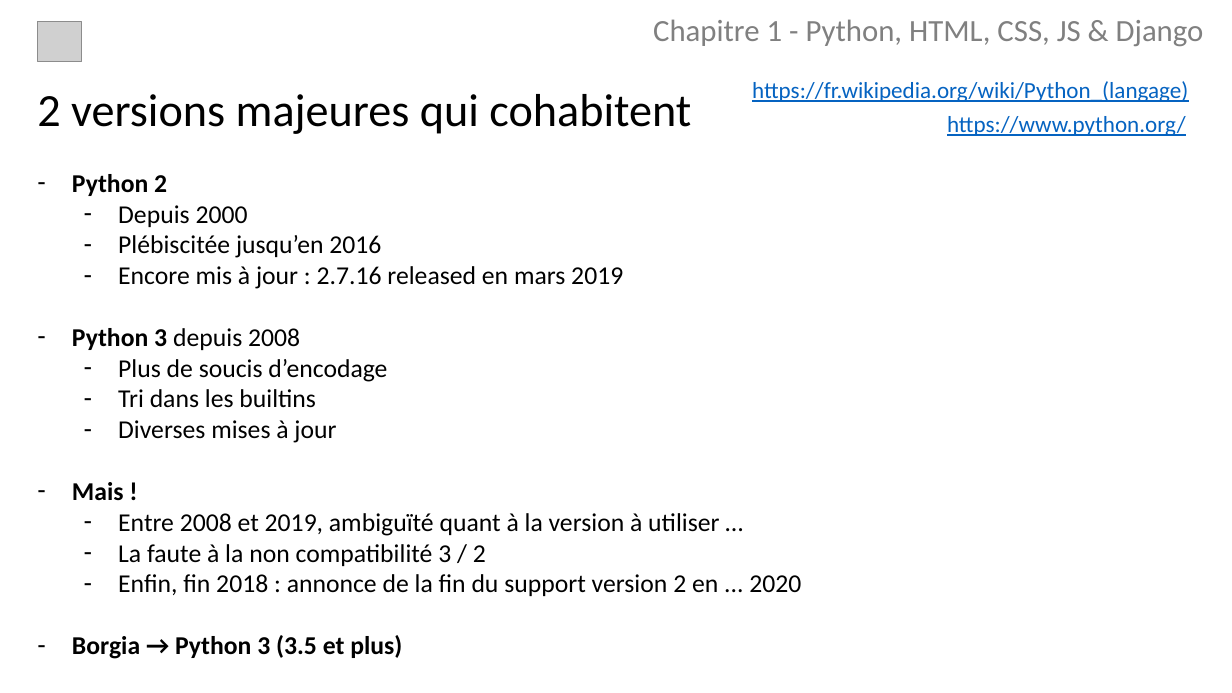
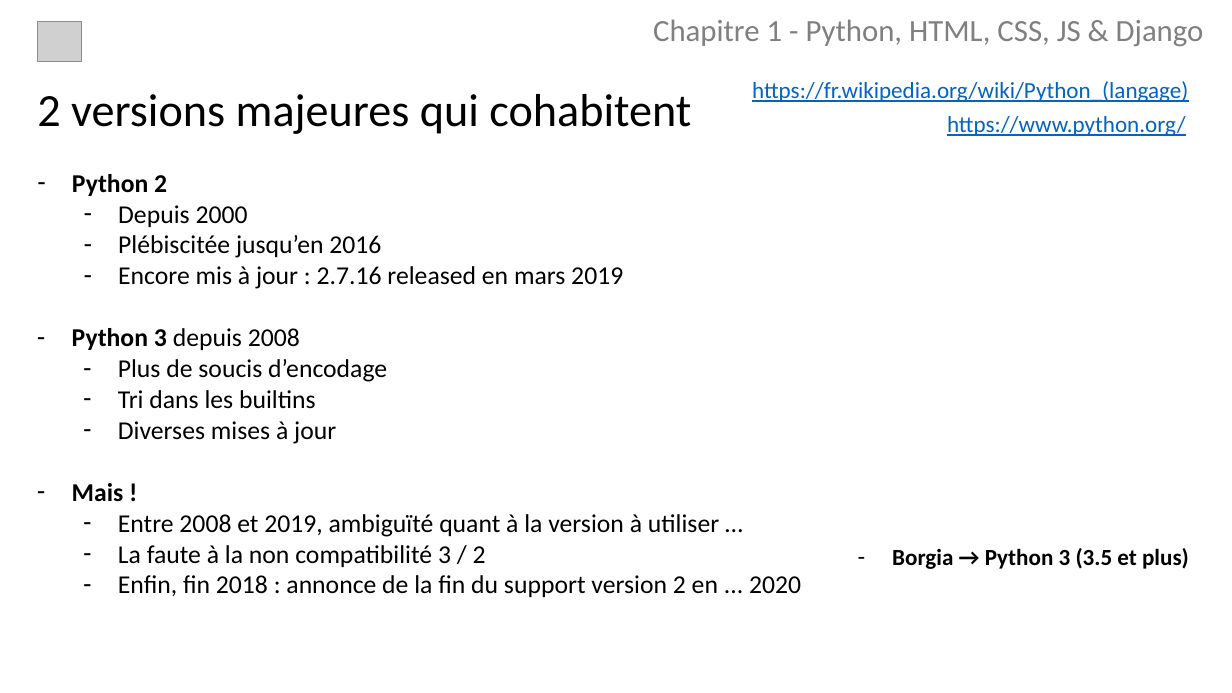
Before and after one commit to borgia-app/Borgia-docs, a slide deck: slide 8 of presentations/Python.pptx. Drawn at 1232x693 pixels with LibreOffice and Linux fonts; fonts in the diff are those of the drawing; grey boxes stand for pictures. Boxes give left, top, right and bottom in pixels: in the first picture for what was removed or moved away, otherwise in the second. Text is boxed around its words. In the diff, an @@ line names an element or a change of style, - is before the commit and + after.

```diff
--- a/presentations/Python.pptx
+++ b/presentations/Python.pptx
@@ text at (x1=72, y1=328, x2=801, y2=659): paragraphs removed @@
-– Python 3 depuis 2008
-  – Plus de soucis d’encodage
-  – Tri dans les builtins
-  – Diverses mises à jour
-– Mais !
-  – Entre 2008 et 2019, ambiguïté quant à la version à utiliser …
-  – La faute à la non compatibilité 3 / 2
-  – Enfin, fin 2018 : annonce de la fin du support version 2 en ... 2020
-– Borgia → Python 3 (3.5 et plus)
@@ text added at (x1=72, y1=328, x2=387, y2=444), 20 pt, text #000000 @@
+– Python 3 depuis 2008
+  – Plus de soucis d’encodage
+  – Tri dans les builtins
+  – Diverses mises à jour
@@ text added at (x1=72, y1=483, x2=801, y2=597), 20 pt, text #000000 @@
+– Mais !
+  – Entre 2008 et 2019, ambiguïté quant à la version à utiliser …
+  – La faute à la non compatibilité 3 / 2
+  – Enfin, fin 2018 : annonce de la fin du support version 2 en ... 2020
@@ text added at (x1=892, y1=548, x2=1189, y2=569), 18 pt, text #000000, bold @@
+– Borgia → Python 3 (3.5 et plus)
```
Also in this commit, not shown: 13 other slides changed, 10 slides added, 1 slide removed, 1 other file.
